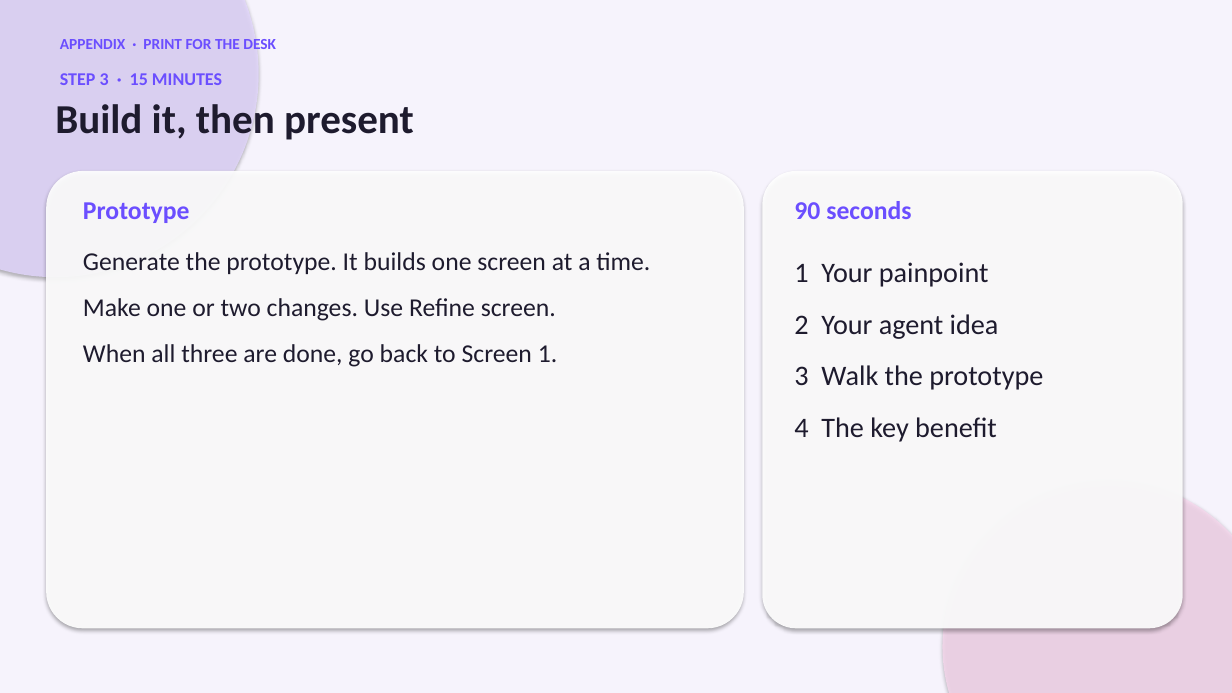
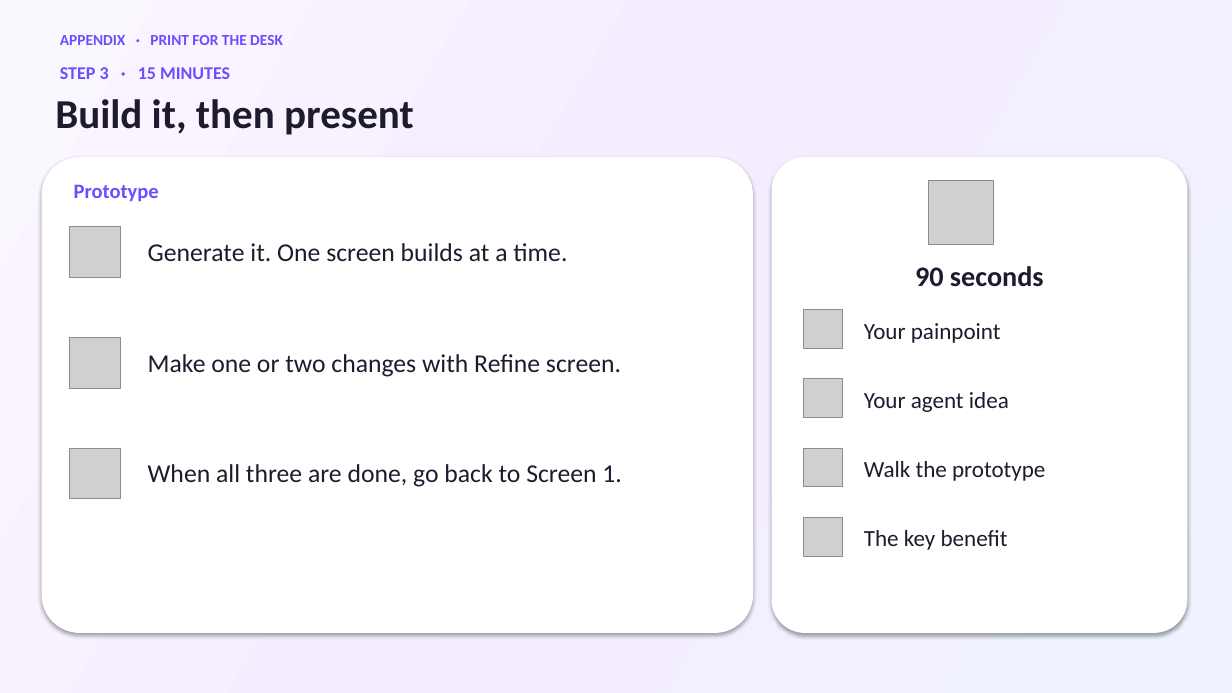
Before and after one commit to sync710n/wealthsymposium26, a slide deck: slide 6 of docs/Wealth-Symposium-Activity.pptx. Drawn at 1232x693 pixels with LibreOffice and Linux fonts; fonts in the diff are those of the drawing; grey boxes stand for pictures. Boxes give left, top, right and bottom in pixels: in the first picture for what was removed or moved away, otherwise in the second. Text is boxed around its words. In the diff, an @@ line names an element or a change of style, - is before the commit and + after.

Commit message:
Give the instruction deck a gradient background and an icon on every point.

```diff
--- a/docs/Wealth-Symposium-Activity.pptx
+++ b/docs/Wealth-Symposium-Activity.pptx
@@ background #F6F3FC to gradient #FBF7FF to #F4ECFF to #EEF3FF @@
@@ ellipse removed at [0, 0, 259, 277] @@
@@ text "APPENDIX · PRINT FOR THE ..." rewrapped from [60, 39, 276, 49] to [60, 35, 283, 45] @@
@@ text "STEP 3 · 15 MINUTES" rewrapped from [60, 73, 222, 85] to [60, 67, 230, 79] @@
@@ text "Build it, then present": place and size @@
-text "Build it, then present" at [55, 104, 414, 140]
+text "Build it, then present" at [55, 99, 414, 135]
@@ rounded rectangle: place and size @@
-rounded rectangle at [46, 171, 744, 628]
+rounded rectangle at [42, 157, 753, 633]
@@ rounded rectangle at [42, 157, 753, 633]: fill #FFFFFF at 92% opacity to #FFFFFF @@
@@ text "Prototype": place and size @@
-text "Prototype" at [83, 202, 190, 223]
+text "Prototype" at [74, 184, 159, 201]
@@ text "Prototype" at [74, 184, 159, 201]: size 20 to 16 pt @@
@@ rounded rectangle at [772, 157, 1188, 633]: fill #FFFFFF at 92% opacity to #FFFFFF @@
@@ rounded rectangle: place and size @@
-rounded rectangle at [762, 171, 1183, 628]
+rounded rectangle at [772, 157, 1188, 633]
@@ picture added at [929, 180, 994, 245] @@
@@ picture added at [69, 226, 120, 277] @@
@@ text at [83, 252, 650, 321]: paragraphs removed @@
-Generate the prototype. It builds one screen at a time.
-Make one or two changes. Use Refine screen.
@@ text added at [148, 243, 567, 261], 20 pt, text #1E1B2E @@
+Generate it. One screen builds at a time.
@@ text "90 seconds": place and size @@
-text "90 seconds" at [794, 201, 911, 219]
+text "90 seconds" at [915, 266, 1044, 287]
@@ text "90 seconds" at [915, 266, 1044, 287]: size 20 to 22 pt, text colour #6B4EFF to #1E1B2E; alignment left to centre @@
@@ text removed at [794, 262, 1043, 442] @@
-1 Your painpoint
-2 Your agent idea
-3 Walk the prototype
-4 The key benefit
@@ picture added at [804, 310, 843, 348] @@
@@ text added at [864, 323, 1001, 343], 18 pt, text #1E1B2E @@
+Your painpoint
@@ picture added at [69, 337, 120, 388] @@
@@ text added at [148, 354, 621, 377], 20 pt, text #1E1B2E @@
+Make one or two changes with Refine screen.
@@ picture added at [804, 379, 843, 418] @@
@@ text added at [864, 392, 1009, 412], 18 pt, text #1E1B2E @@
+Your agent idea
@@ picture added at [69, 448, 120, 499] @@
@@ picture added at [804, 448, 843, 487] @@
@@ text "When all three are done, ...": place and size @@
-text "When all three are done, ..." at [83, 252, 650, 367]
+text "When all three are done, ..." at [148, 464, 621, 487]
@@ text "When all three are done, ..." at [148, 464, 621, 487]: less space between paragraphs @@
@@ text added at [864, 461, 1045, 481], 18 pt, text #1E1B2E @@
+Walk the prototype
@@ ellipse removed at [943, 481, 1232, 693] @@
@@ picture added at [804, 518, 843, 556] @@
@@ text added at [864, 530, 1008, 550], 18 pt, text #1E1B2E @@
+The key benefit
```
Also in this commit, not shown: 5 other slides changed.
